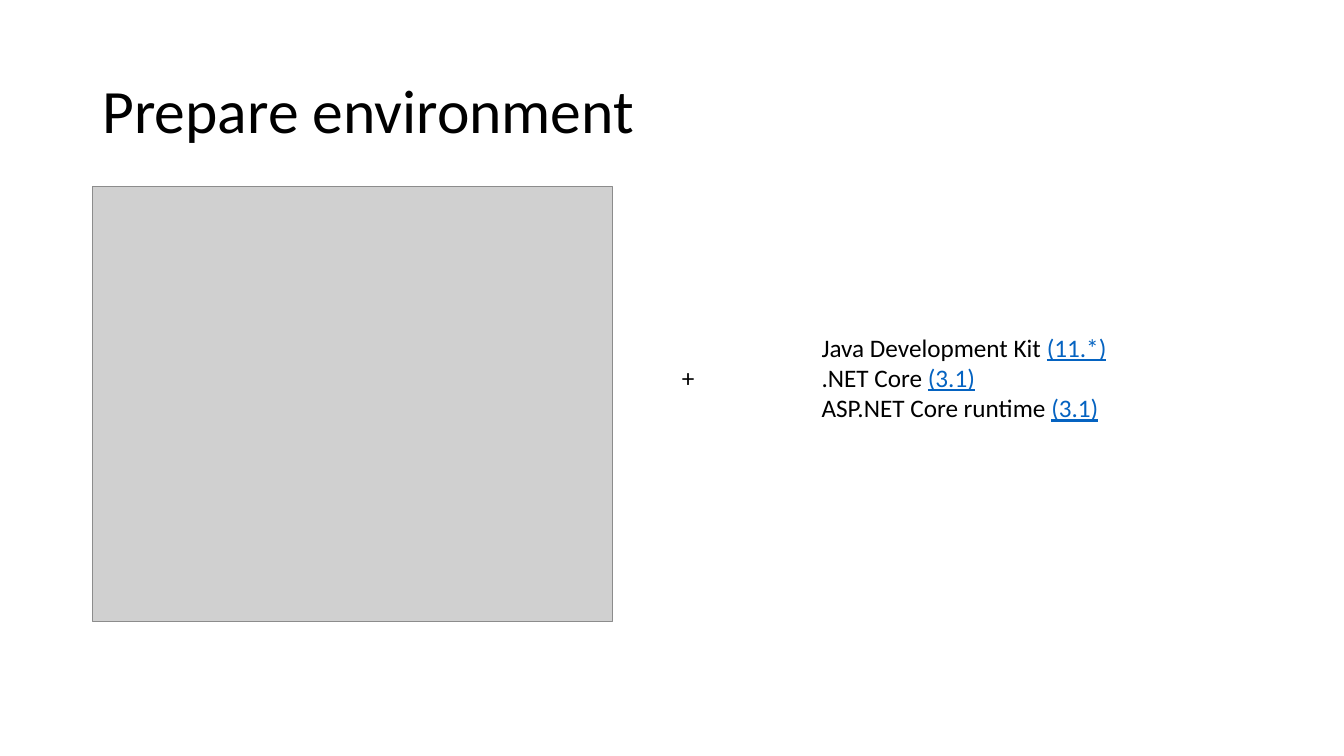
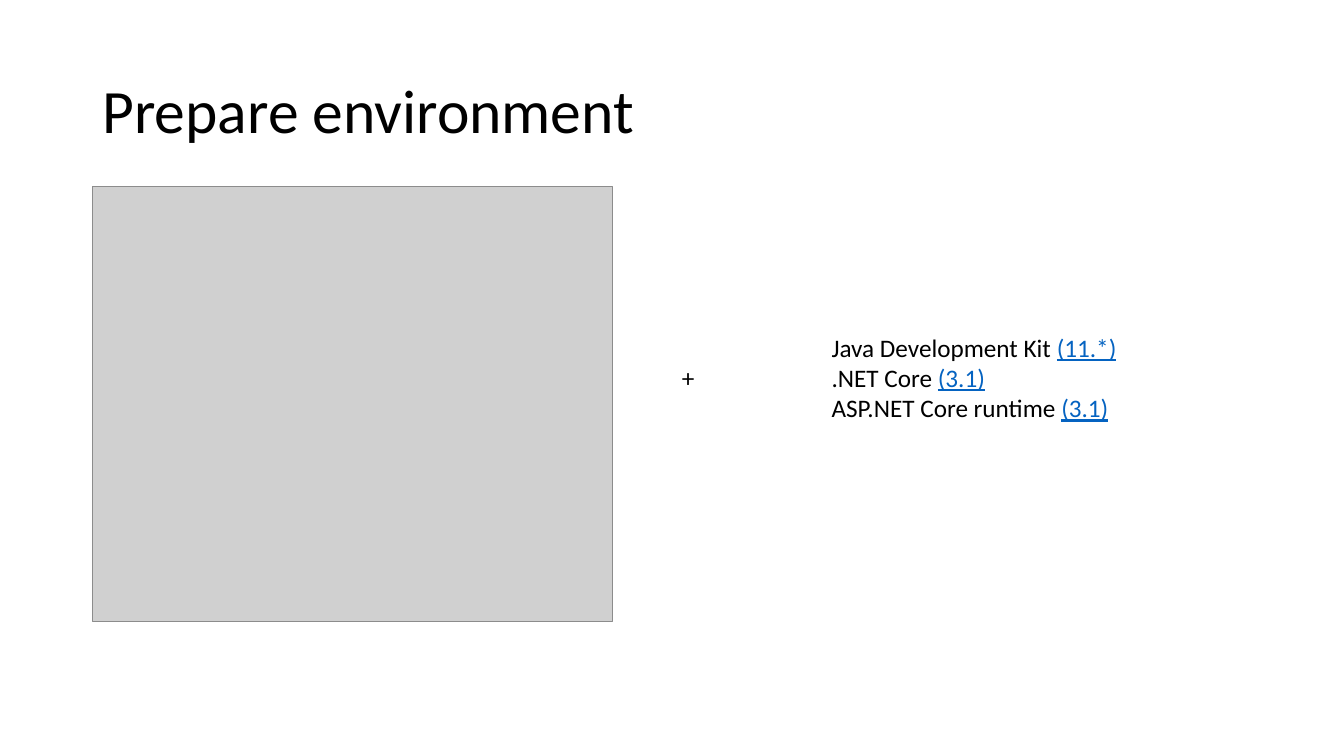
Before and after one commit to wilyoctopus/CICD, a slide deck: slide 5 of CICD.pptx (slide 4 before the commit). Drawn at 1344x756 pixels with LibreOffice and Linux fonts; fonts in the diff are those of the drawing; grey boxes stand for pictures. Boxes give left, top, right and bottom in pixels: in the first picture for what was removed or moved away, otherwise in the second. Text is boxed around its words. In the diff, an @@ line names an element or a change of style, - is before the commit and + after.

```diff
--- a/CICD.pptx
+++ b/CICD.pptx
@@ text "Java Development Kit (11.*)": place and size @@
-text "Java Development Kit (11.*)" at <box>822,339,1107,422</box>
+text "Java Development Kit (11.*)" at <box>832,339,1117,422</box>
```
Also in this commit, not shown: 1 other slide changed, 1 slide added, 6 other files.
